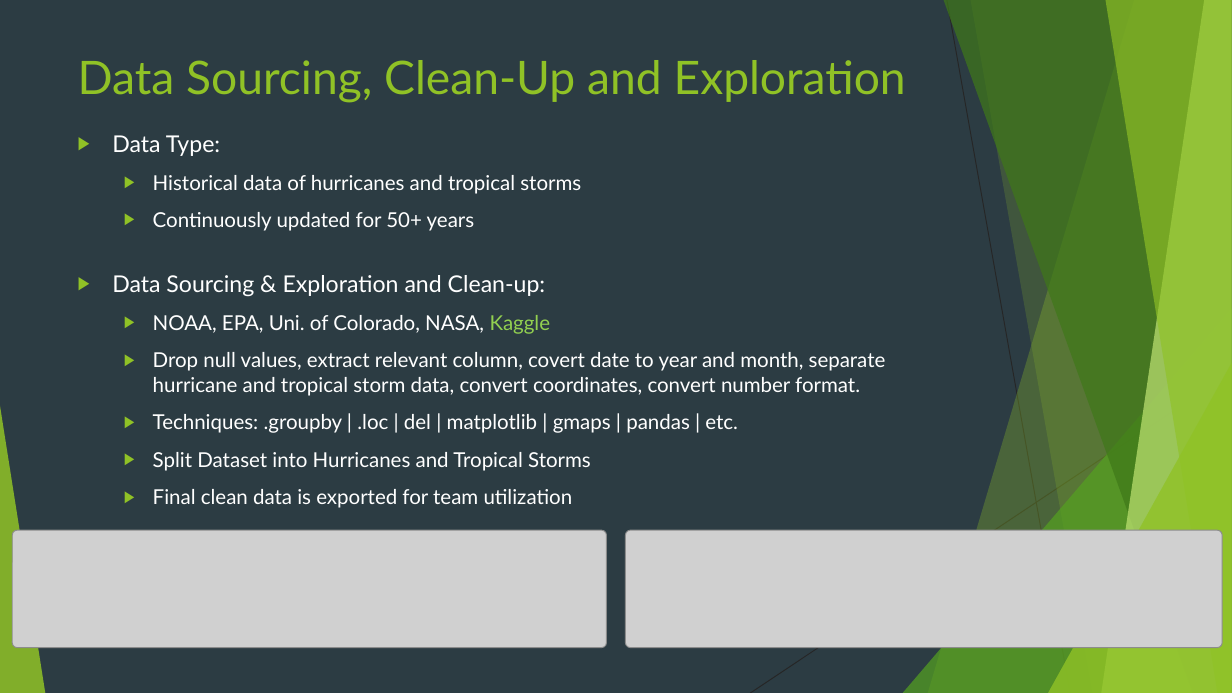
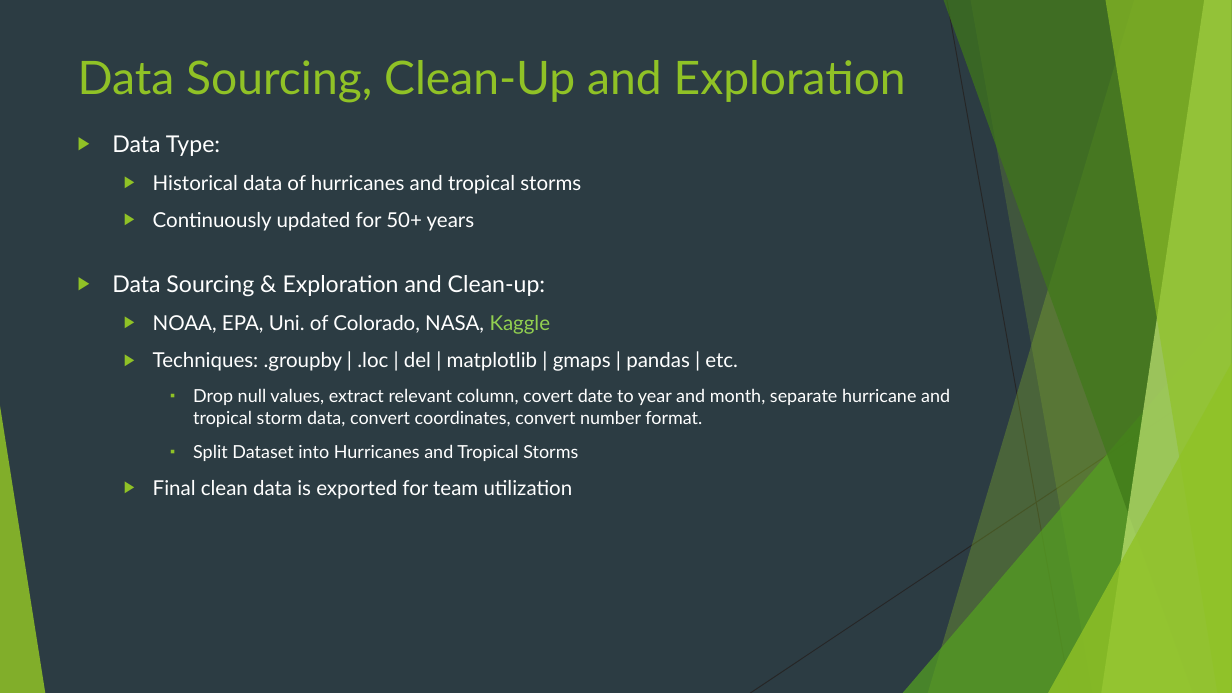
Before and after one commit to henryle-n/Hurricane-History-Analysis, a slide deck: slide 4 of Team_4_Proj_1.pptx. Drawn at 1232x693 pixels with LibreOffice and Linux fonts; fonts in the diff are those of the drawing; grey boxes stand for pictures. Boxes give left, top, right and bottom in pixels: in the first picture for what was removed or moved away, otherwise in the second. Text is boxed around its words. In the diff, an @@ line names an element or a change of style, - is before the commit and + after.

Commit message:
Final PPT Version

```diff
--- a/Team_4_Proj_1.pptx
+++ b/Team_4_Proj_1.pptx
@@ text at bbox=[153, 352, 738, 371]: paragraph added @@
+  ▶ Techniques: .groupby | .loc | del | matplotlib | gmaps | pandas | etc.
@@ text at bbox=[193, 388, 950, 461]: size 16 to 14 pt in "Drop null values, extract relevant column, covert ...", "Split Dataset into Hurricanes and Tropical Storms"; bullet ▶ to ▪; list level 2 to 3 in "Drop null values, extract relevant ..."; list level 2 to 3 in "Split Dataset into Hurricanes and ..." @@
@@ text at bbox=[153, 414, 738, 433]: paragraph removed @@
-  ▶ Techniques: .groupby | .loc | del | matplotlib | gmaps | pandas | etc.
@@ picture removed at bbox=[12, 531, 606, 648] @@
@@ picture removed at bbox=[626, 531, 1223, 648] @@
```
Also in this commit, not shown: 3 other slides changed, 1 other file.
